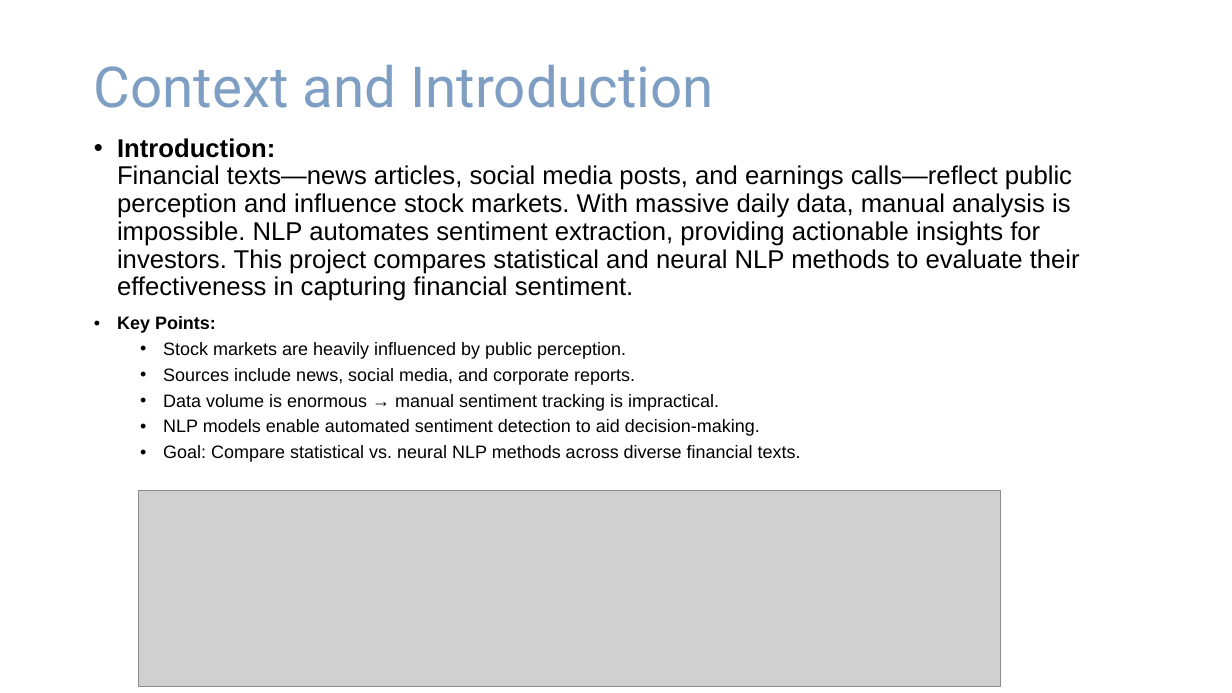
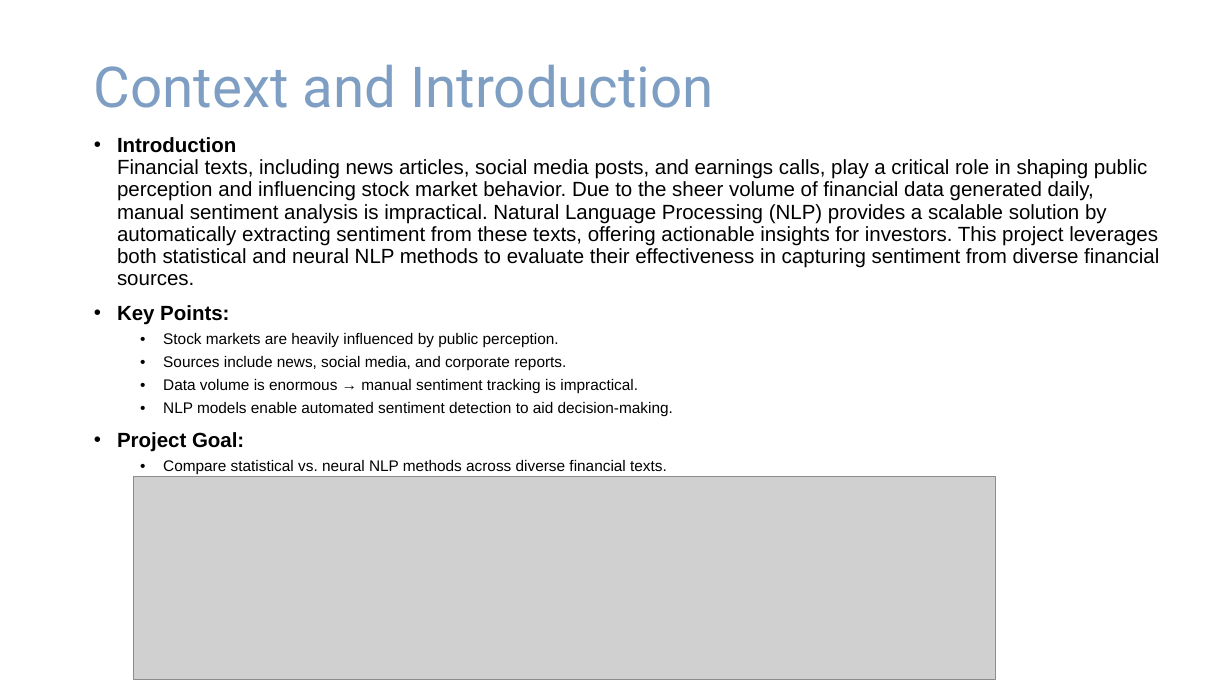
Before and after one commit to JPretz/AI574-2025-FALL-Project, a slide deck: slide 3 of Natural Language Process(NLP)_AI574_Team11.pptx. Drawn at 1232x693 pixels with LibreOffice and Linux fonts; fonts in the diff are those of the drawing; grey boxes stand for pictures; background and template pictures are left out. Boxes give left, top, right and bottom in pixels: in the first picture for what was removed or moved away, otherwise in the second. Text is boxed around its words. In the diff, an @@ line names an element or a change of style, - is before the commit and + after.

Commit message:
Update presentation: replaced with Natural Language Process(NLP)_AI574_Team11.pptx

```diff
--- a/Natural Language Process(NLP)_AI574_Team11.pptx
+++ b/Natural Language Process(NLP)_AI574_Team11.pptx
@@ text at <box>117,137,1159,286</box>: text changed; size 20 to 16 pt @@
-• Introduction:
-  Financial texts—news articles, social media posts, and earnings calls—reflect public perception and influence stock markets. With massive daily data, manual analysis is impossible. NLP automates sentiment extraction, providing actionable insights for investors. This project compares statistical and neural NLP methods to evaluate their effectiveness in capturing financial sentiment.
+• Introduction
+  Financial texts, including news articles, social media posts, and earnings calls, play a critical role in shaping public perception and influencing stock market behavior. Due to the sheer volume of financial data generated daily, manual sentiment analysis is impractical. Natural Language Processing (NLP) provides a scalable solution by automatically extracting sentiment from these texts, offering actionable insights for investors. This project leverages both statistical and neural NLP methods to evaluate their effectiveness in capturing sentiment from diverse financial sources.
@@ text at <box>117,305,673,416</box>: size 14 to 16 pt in "Key Points:"; size 14 to 12 pt in "Stock markets are heavily influenced by public ...", "Sources include news, social media, and corporate ...", "Data volume is enormous → manual sentiment ...", "NLP models enable automated sentiment detection to ..." @@
@@ text at <box>117,432,667,475</box>: text changed; size 14 to 12 pt @@
-  • Goal: Compare statistical vs. neural NLP methods across diverse financial texts.
+• Project Goal:
+  • Compare statistical vs. neural NLP methods across diverse financial texts.
@@ picture: place and size @@
-picture at <box>139,491,1001,688</box>
+picture at <box>133,477,995,679</box>
```
Also in this commit, not shown: 8 other slides changed, 1 slide added, 1 slide removed.
